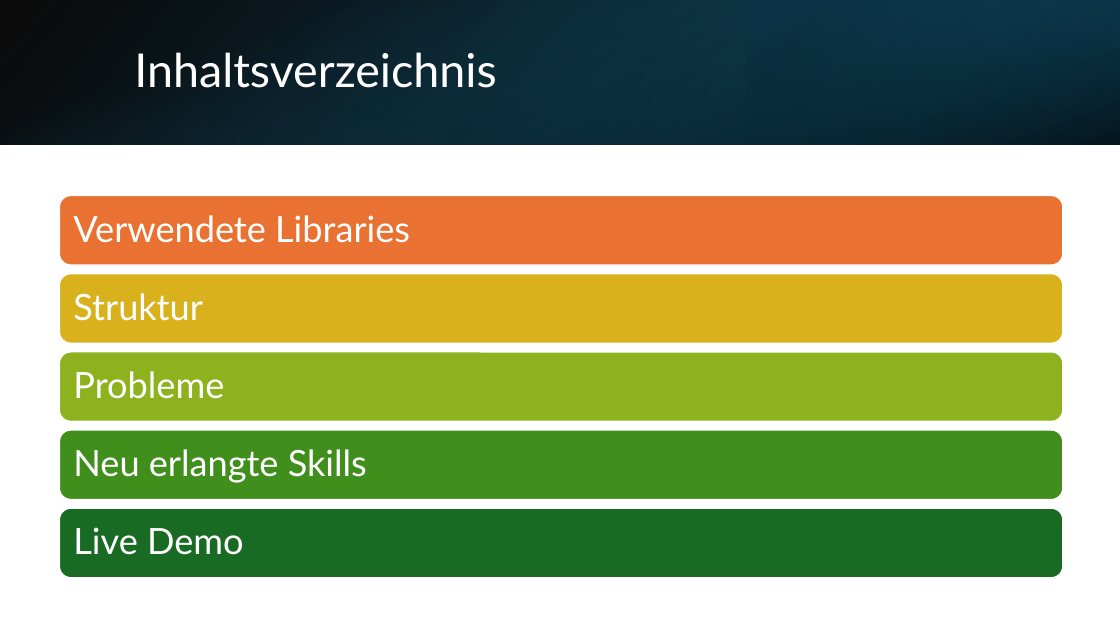
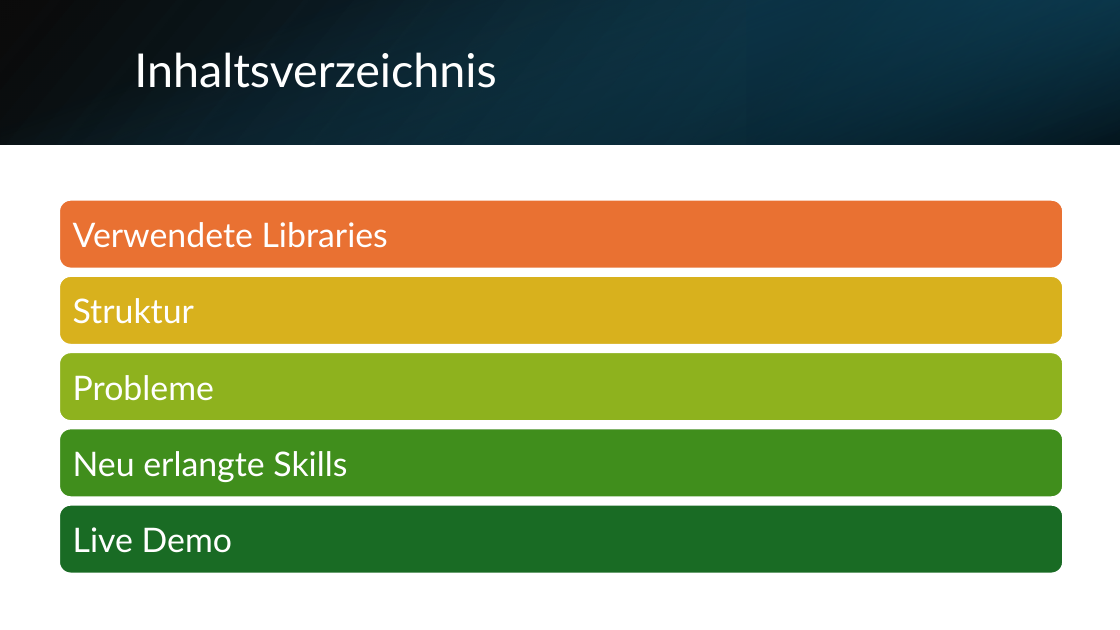
Before and after one commit to AishiDaBoi/BlackJackGUI, a slide deck: slide 2 of presentation/BlackJack.pptx. Drawn at 1120x630 pixels with LibreOffice and Linux fonts; fonts in the diff are those of the drawing. Boxes give left, top, right and bottom in pixels: in the first picture for what was removed or moved away, otherwise in the second. Text is boxed around its words. In the diff, an @@ line names an element or a change of style, - is before the commit and + after.

```diff
--- a/presentation/BlackJack.pptx
+++ b/presentation/BlackJack.pptx
@@ rounded rectangle: place and size @@
-rounded rectangle at bbox=[59, 196, 1063, 266]
+rounded rectangle at bbox=[59, 200, 1063, 269]
@@ rounded rectangle: place and size @@
-rounded rectangle at bbox=[59, 508, 1063, 578]
+rounded rectangle at bbox=[59, 505, 1063, 574]
@@ size 31 to 29 pt; line spacing 0.9 to 1 in 5 elements at bbox=[73, 375, 214, 401], bbox=[73, 298, 194, 324], bbox=[73, 451, 347, 482], bbox=[73, 222, 388, 248], bbox=[73, 527, 232, 553] @@
```
Also in this commit, not shown: 1 other slide changed, 1 other file.
